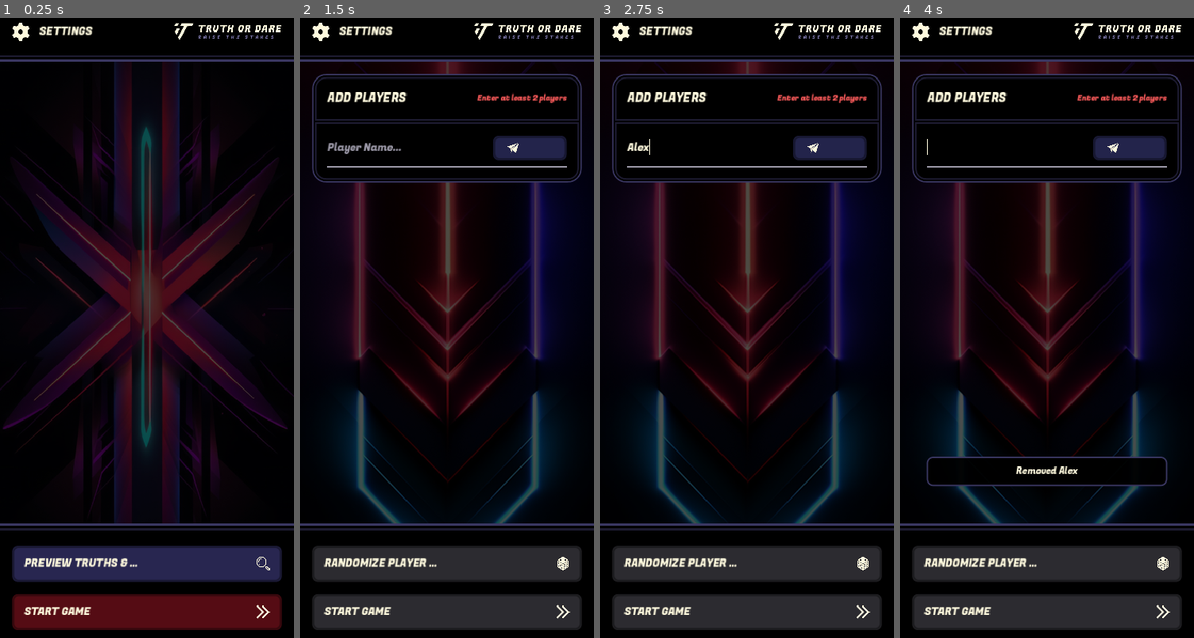
Above: before the commit, frames 1-4 (left to right).
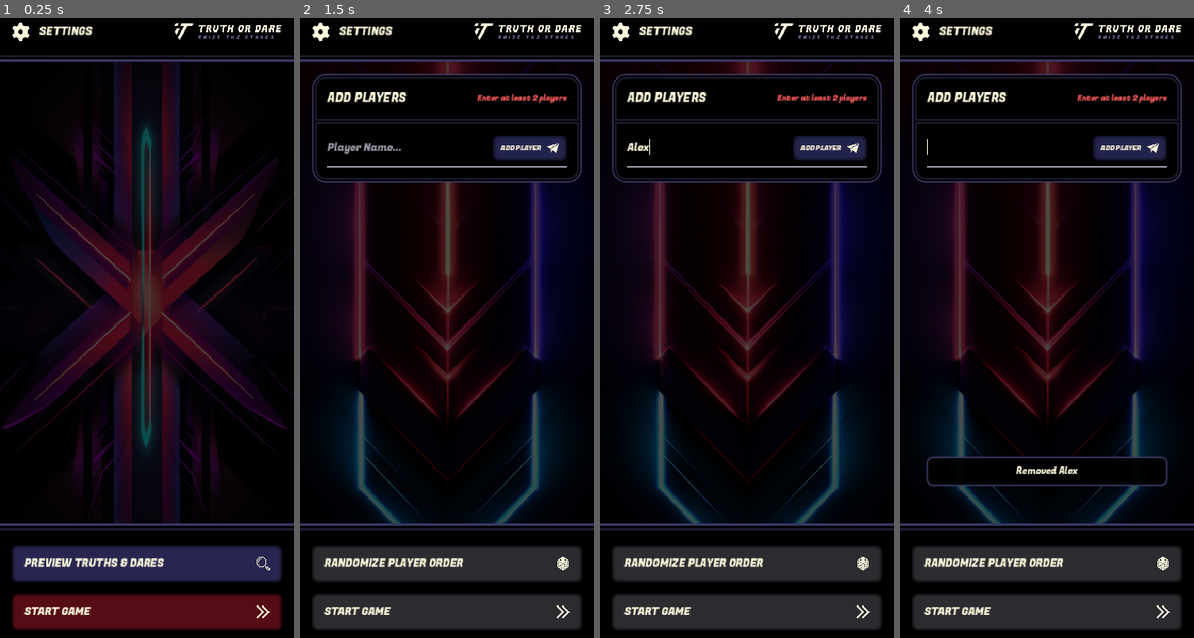
Above: after the commit, the same moments.

Repository: CarlosHenriqueWebdev/TrurthOrDare
Game: Godot game, scene res://scenes/Home.tscn
Same seed, same stepped clock (60 frames per second), same inputs: the game is played once before the commit and once after it.
Inputs (mouse positions are in pixels of both pictures, inside the frame that each line leads up to):
- Up to frame 1 (0.25 s): no input
- Up to frame 2 (1.5 s): click (447, 563) at 0.52 s; click (447, 613) at 1.27 s
- Up to frame 3 (2.75 s): click (705, 148) at 2.02 s; type "Alex" at 2.1 s
- Up to frame 4 (4 s): click (1129, 148) at 2.75 s; click (1135, 259) at 3.5 s

The runs differ from the first frame. In frame 1, 0.2% of the frame differs, in the area x 44-56%, y 87-89%; in frame 2, 0.3%, in the area x 43-89%, y 20-89%; in frame 3, 0.3%; in frame 4, 0.3%.

Commit message:
Fix buttons losing text; truncate penalty labels at source
- Remove text_overrun_behavior from StyledButton and ToggleButton.
  Any overrun flag makes Label report min width 0, collapsing hug-mode
  buttons to empty boxes.
- Add Design.MAX_PENALTY_LABEL_CHARS (28). PenaltyDialog truncates
  group names and sub-option labels before building buttons, so long
  user-uploaded text can't push the dialog wider than the screen.

Diff:
--- a/autoload/Design.gd
+++ b/autoload/Design.gd
@@ -35,6 +35,8 @@
 const MAX_PENALTY_GROUPS        := 6
 const MAX_PENALTY_OPTIONS_GROUP := 6
 const MAX_TOAST_WIDTH           := 320
+# Character cap for penalty group names and sub-option labels.
+const MAX_PENALTY_LABEL_CHARS   := 28
 
 # --- Layout ---
 const SIDE_PADDING     := 16
--- a/scripts/components/penalty_dialog.gd
+++ b/scripts/components/penalty_dialog.gd
@@ -103,7 +103,8 @@
 
 
 func _make_section(group_name: String) -> Dictionary:
-	var header := StyledButton.create(group_name.to_upper(), Design.FIVE, Design.ICON_ARROW_DOWN)
+	var header_label := _truncate_label(group_name.to_upper())
+	var header := StyledButton.create(header_label, Design.FIVE, Design.ICON_ARROW_DOWN)
 	header.pressed.connect(func(): _toggle_group(group_name))
 
 	var sub_box := BorderedBox.create(12)
@@ -131,7 +132,8 @@
 
 
 func _make_option_row(group_name: String, label: String) -> StyledButton:
-	var btn := StyledButton.create(label, Design.SIX, Design.ICON_CHECKBOX, SUB_OPTION_HEIGHT)
+	var display := _truncate_label(label)
+	var btn := StyledButton.create(display, Design.SIX, Design.ICON_CHECKBOX, SUB_OPTION_HEIGHT)
 	btn.suppress_click_sound = true
 	btn.pressed.connect(func():
 		AudioManager.play_click()
@@ -190,3 +192,11 @@
 	s.custom_minimum_size = Vector2(0, h)
 	s.mouse_filter = Control.MOUSE_FILTER_IGNORE
 	return s
+
+# Truncate a label so it can't push the button too wide.
+# Only used for user-uploaded penalty names and options.
+func _truncate_label(text: String) -> String:
+	var limit := Design.MAX_PENALTY_LABEL_CHARS
+	if text.length() <= limit:
+		return text
+	return text.substr(0, limit).strip_edges() + "..."
--- a/scripts/components/styled_button.gd
+++ b/scripts/components/styled_button.gd
@@ -79,9 +79,6 @@
 			lbl.size_flags_horizontal = Control.SIZE_SHRINK_BEGIN
 		else:
 			lbl.size_flags_horizontal = Control.SIZE_EXPAND_FILL
-		# Truncate with ellipsis if the text won't fit.
-		lbl.clip_text = true
-		lbl.text_overrun_behavior = TextServer.OVERRUN_TRIM_ELLIPSIS
 		lbl.mouse_filter = Control.MOUSE_FILTER_IGNORE
 		row.add_child(lbl)
 
--- a/scripts/components/toggle_button.gd
+++ b/scripts/components/toggle_button.gd
@@ -39,8 +39,6 @@
 	lbl.horizontal_alignment = HORIZONTAL_ALIGNMENT_CENTER
 	lbl.vertical_alignment = VERTICAL_ALIGNMENT_CENTER
 	lbl.set_anchors_and_offsets_preset(Control.PRESET_FULL_RECT)
-	lbl.clip_text = true
-	lbl.text_overrun_behavior = TextServer.OVERRUN_TRIM_ELLIPSIS
 	lbl.mouse_filter = Control.MOUSE_FILTER_IGNORE
 	add_child(lbl)
 
